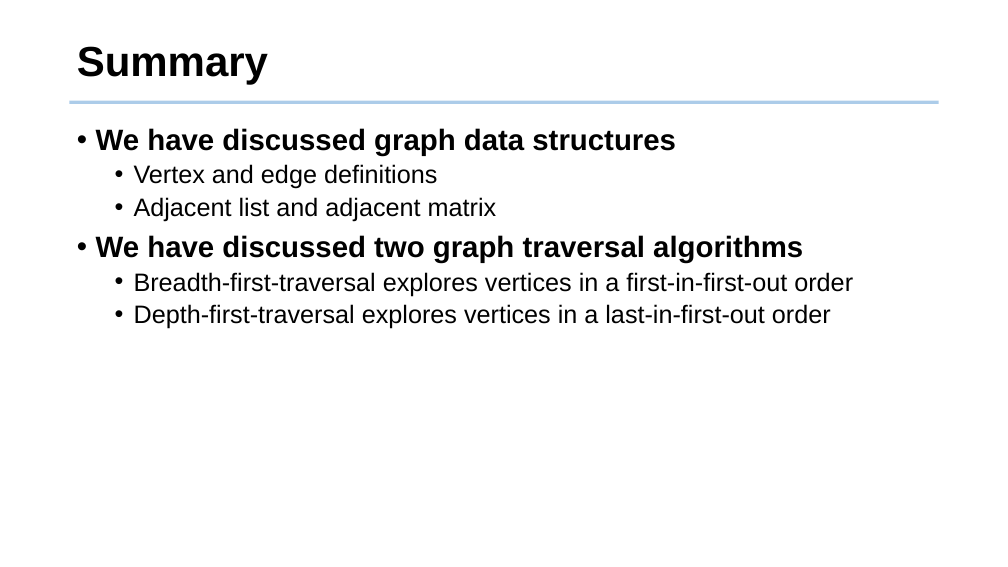
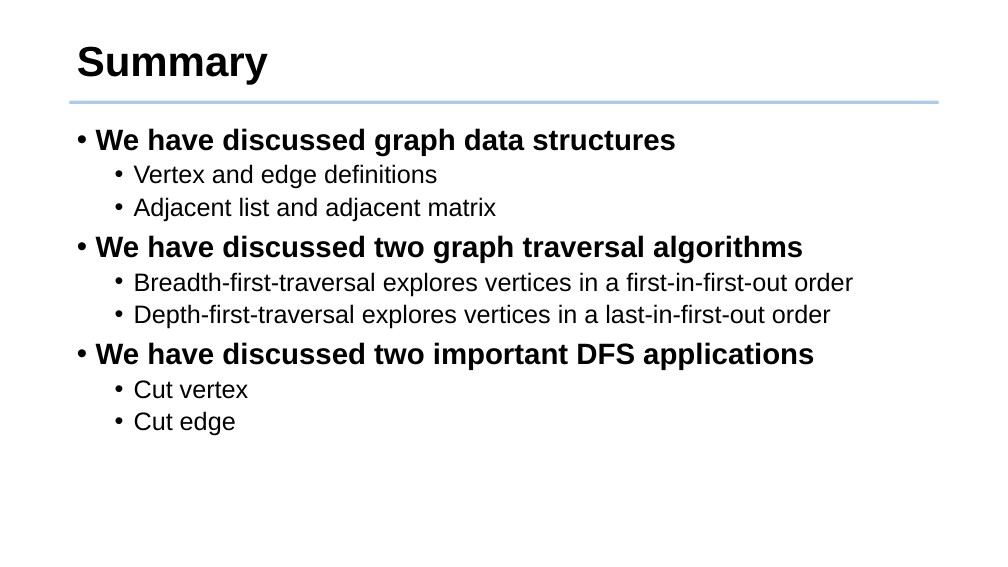
Before and after one commit to tsung-wei-huang/ece5960-physical-design, a slide deck: slide 46 of Lectures/lecture7.pptx. Drawn at 1008x567 pixels with LibreOffice and Linux fonts; fonts in the diff are those of the drawing; background and template pictures are left out. Boxes give left, top, right and bottom in pixels: in the first picture for what was removed or moved away, otherwise in the second. Text is boxed around its words. In the diff, an @@ line names an element or a change of style, - is before the commit and + after.

Commit message:
updated lecture7

```diff
--- a/Lectures/lecture7.pptx
+++ b/Lectures/lecture7.pptx
@@ text at box(96, 342, 814, 436): paragraphs added @@
+• We have discussed two important DFS applications
+  • Cut vertex
+  • Cut edge
```
Also in this commit, not shown: 1 other slide changed.
